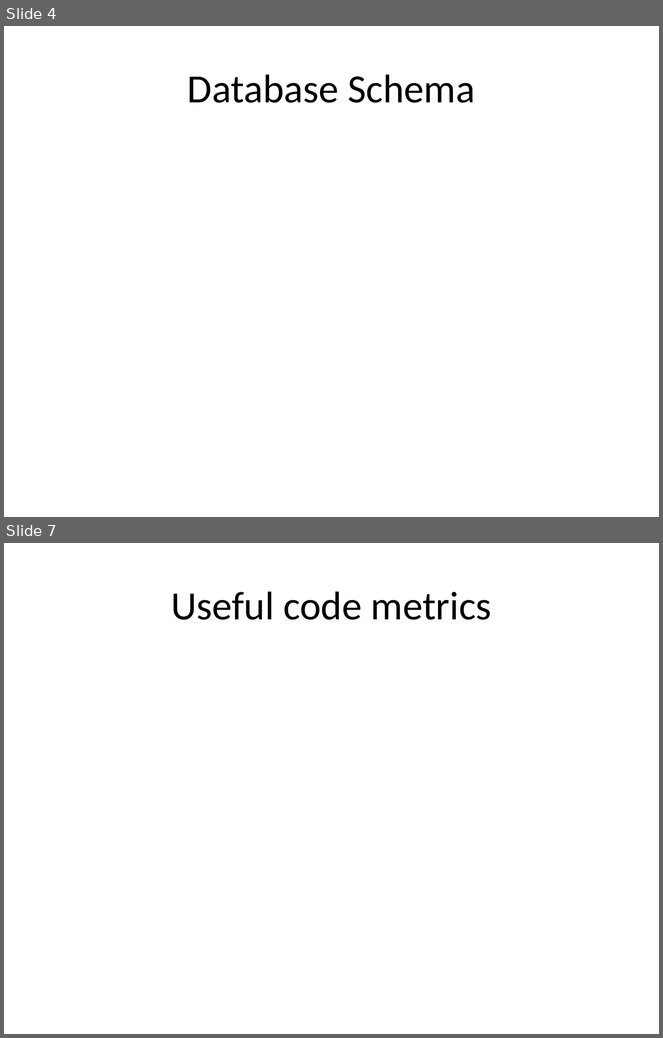
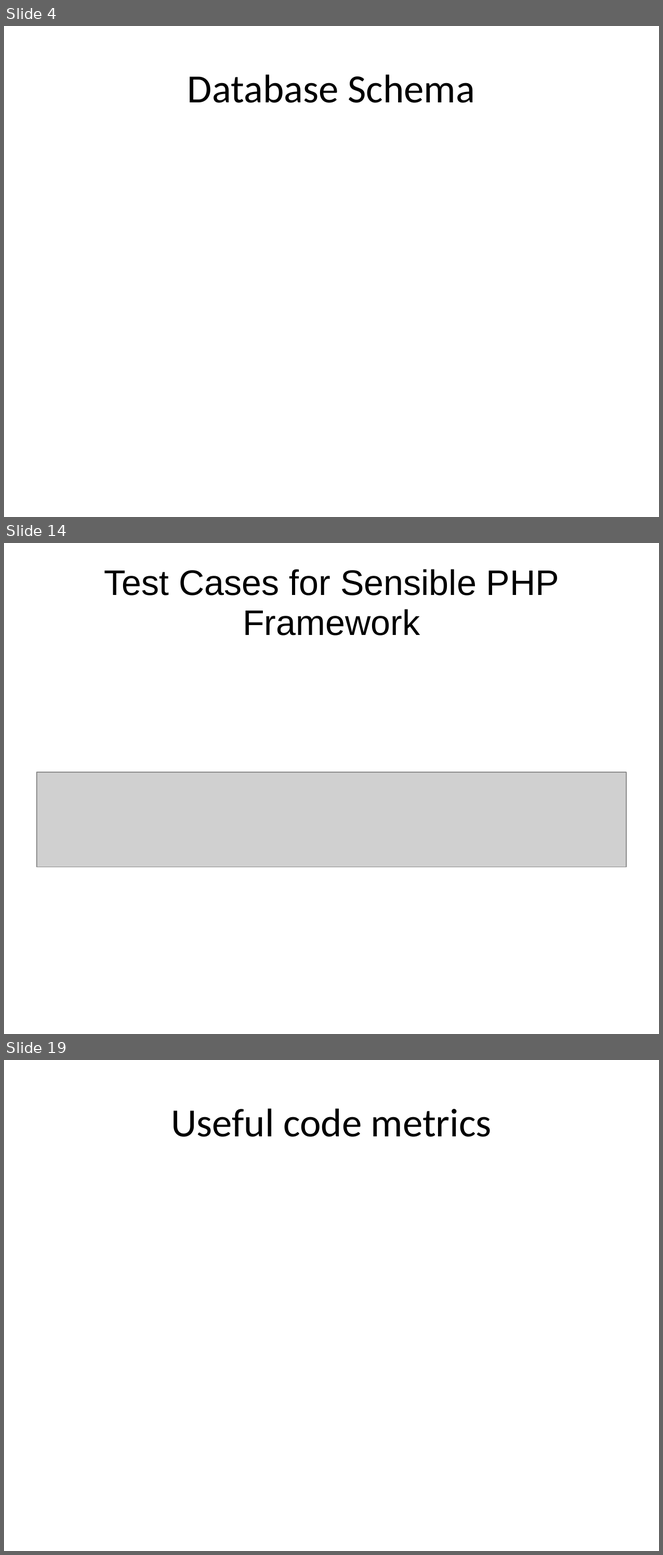
Before and after one commit to lqi/sensiblephp, a slide deck: FinalProjectPresentation.pptx. Shown one above the other, each under a label of ours: slides 4 and 7 before the commit, slides 4, 14 and 19 after it; the slides between them are not shown. The pictures are 663x1038 and 663x1555 pixels, drawn with LibreOffice and Linux fonts; fonts in the diff are those of the drawing; grey boxes stand for pictures. Boxes give left, top, right and bottom in pixels: in the first picture for what was removed or moved away, otherwise in the second. Text is boxed around its words. In the diff, an @@ line names an element or a change of style, - is before the commit and + after.

```diff
--- a/FinalProjectPresentation.pptx
+++ b/FinalProjectPresentation.pptx
@@ slide 14 added at (x1=4, y1=543, x2=659, y2=1034), background #FFFFFF @@
@@ title added at (x1=104, y1=569, x2=559, y2=636), 39 pt, text #000000 @@
+Test Cases for Sensible PHP Framework
@@ picture added at (x1=37, y1=772, x2=626, y2=867) @@
@@ what was slide 7 is now slide 19 @@
```
Also in this commit, not shown: 13 other slides added, 2 slides removed.
